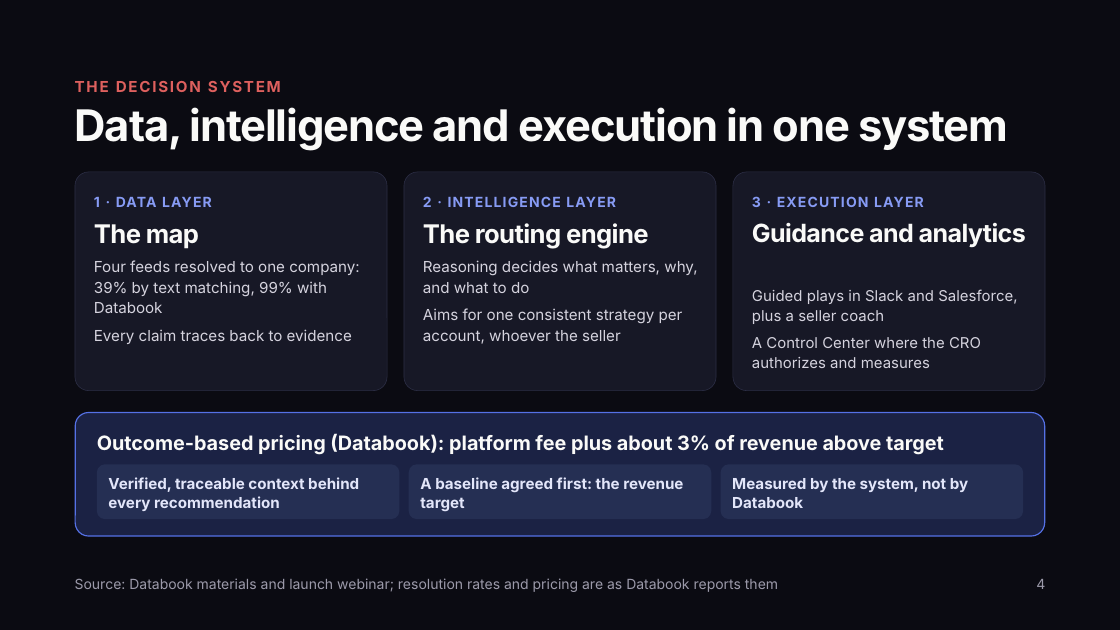
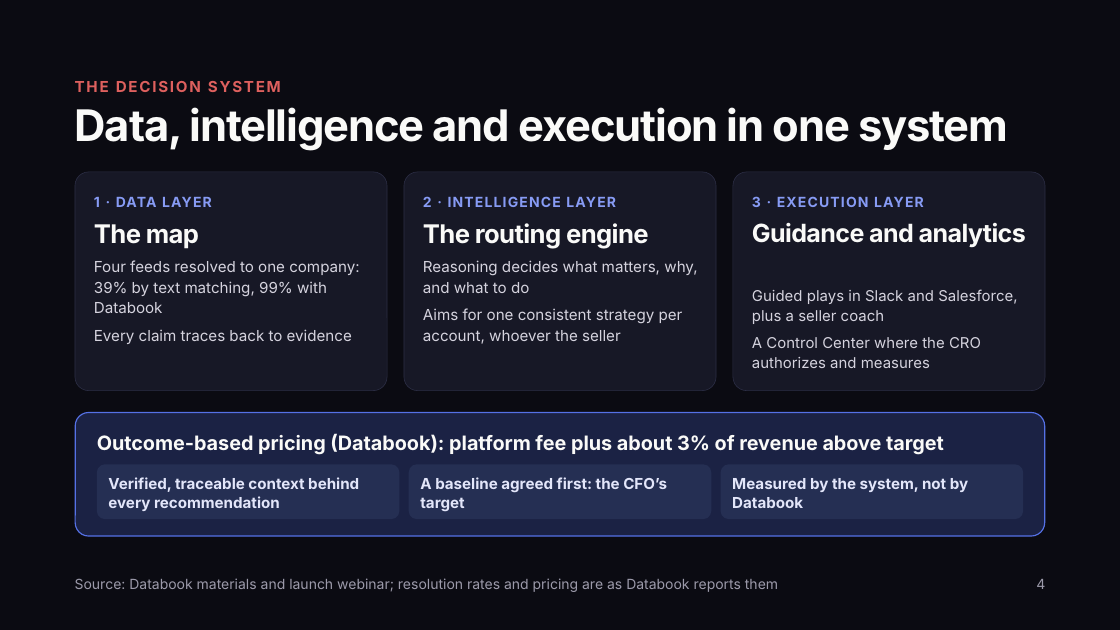
Before and after one commit to gayatrikulkaa-commits/zoom-cro-gtm-platform, a slide deck: slide 5 of Zoom CRO Pitch (6 slides) v2.pptx (slide 4 before the commit). Drawn at 1120x630 pixels with LibreOffice and Linux fonts; fonts in the diff are those of the drawing. Boxes give left, top, right and bottom in pixels: in the first picture for what was removed or moved away, otherwise in the second. Text is boxed around its words. In the diff, an @@ line names an element or a change of style, - is before the commit and + after.

```diff
--- a/Zoom CRO Pitch (6 slides) v2.pptx
+++ b/Zoom CRO Pitch (6 slides) v2.pptx
@@ text at bbox=[420, 477, 667, 512]: text changed @@
-A baseline agreed first: the revenue target
+A baseline agreed first: the CFO’s target
```
Also in this commit, not shown: 3 other slides changed, 1 slide added, 12 other files.
